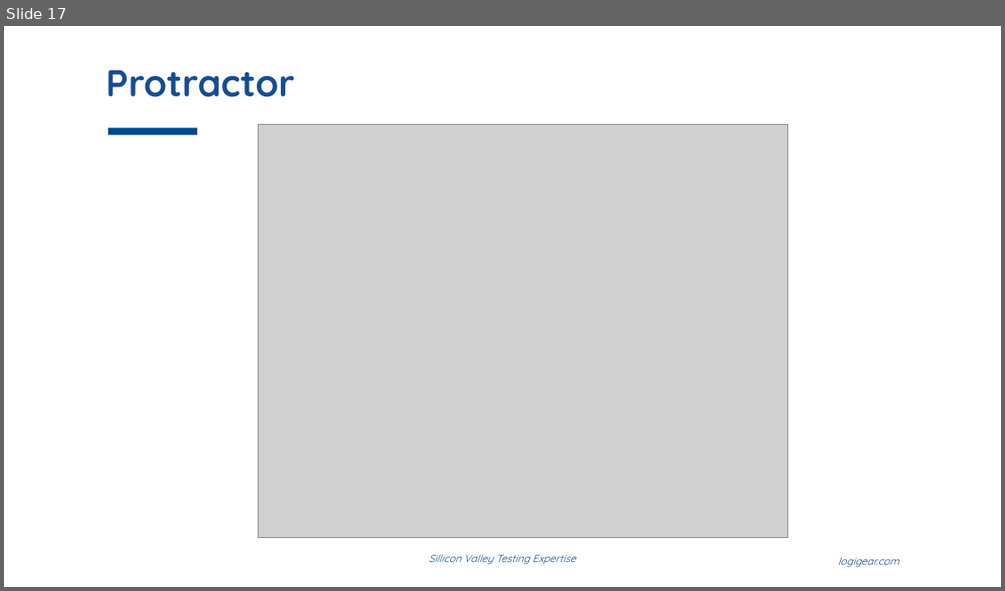
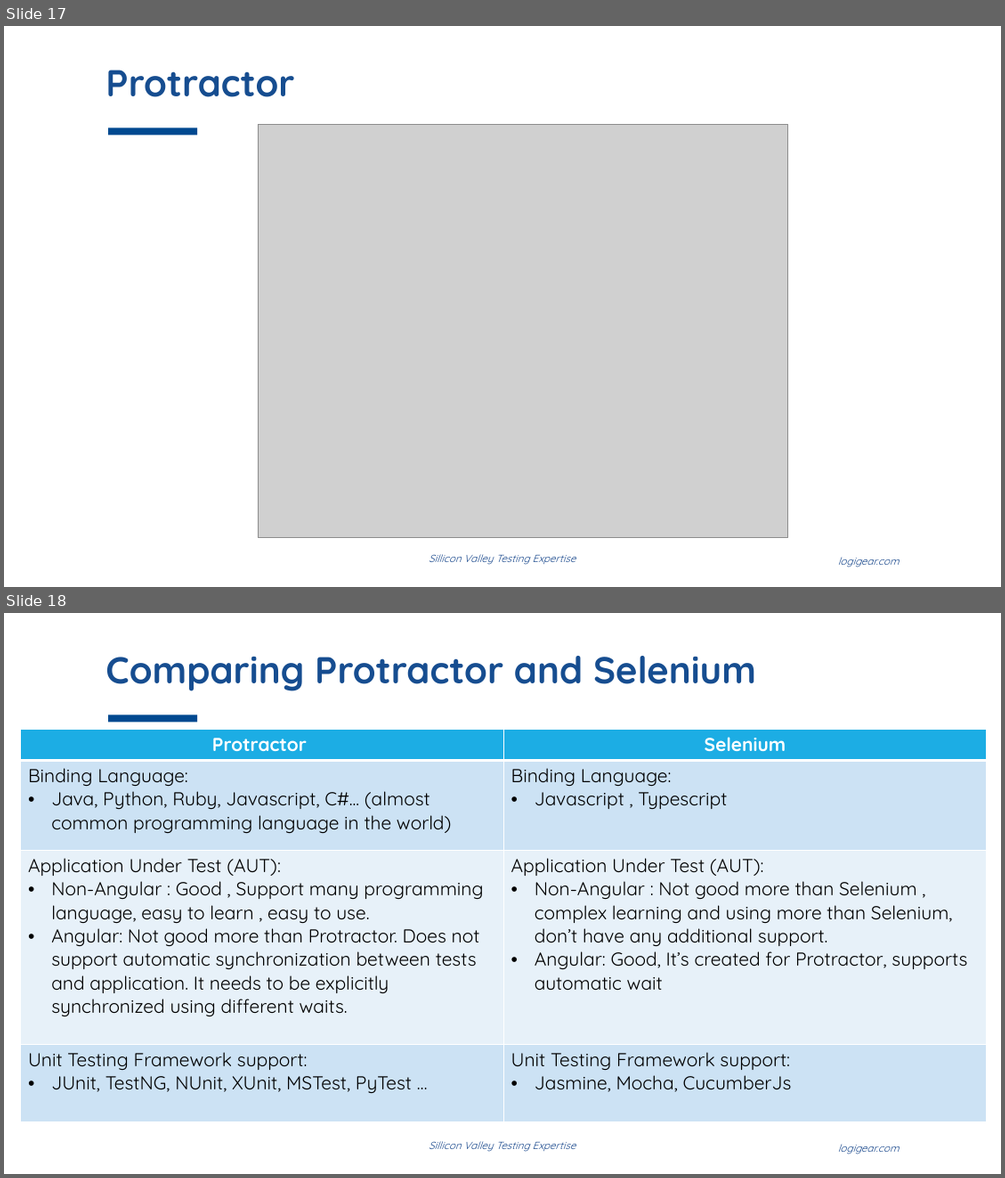
Before and after one commit to thewalldao/ICT_PROTRACTOR, a slide deck: Document/Study_document/inContact.pptx. Shown one above the other, each under a label of ours: slide 17 before the commit, slides 17 and 18 after it. The pictures are 1005x591 and 1005x1178 pixels, drawn with LibreOffice and Linux fonts; fonts in the diff are those of the drawing; grey boxes stand for pictures; background and template pictures are left out. Boxes give left, top, right and bottom in pixels: in the first picture for what was removed or moved away, otherwise in the second. Text is boxed around its words. In the diff, an @@ line names an element or a change of style, - is before the commit and + after.

```diff
--- a/Document/Study_document/inContact.pptx
+++ b/Document/Study_document/inContact.pptx
@@ slide 18 added at box(4, 613, 1001, 1174), background #FFFFFF; not listed: 3 template elements that a slide beside it also shows @@
@@ title added at box(105, 656, 756, 691), 36 pt, text #164D90, bold @@
+Comparing Protractor and Selenium
@@ table added at box(20, 729, 987, 1118), 4 rows, 2 columns @@
+Protractor | Selenium
+Binding Language: / Java, Python, Ruby, Javascript, C#... (almost common programming language in the world) | Binding Language: / Javascript , Typescript
+Application Under Test (AUT): / Non-Angular : Good , Support many programming language, easy to learn , easy to use. / Angular: Not good more than Protractor. Does not support automatic synchronization between tests and application. It needs to be explicitly synchronized using different waits. | Application Under Test (AUT): / Non-Angular : Not good more than Selenium , complex learning and using more than Selenium, don’t have any additional support. / Angular: Good, It’s created for Protractor, supports automatic wait
+Unit Testing Framework support: / JUnit, TestNG, NUnit, XUnit, MSTest, PyTest … | Unit Testing Framework support: / Jasmine, Mocha, CucumberJs
```
Also in this commit, not shown: 1 slide removed.
